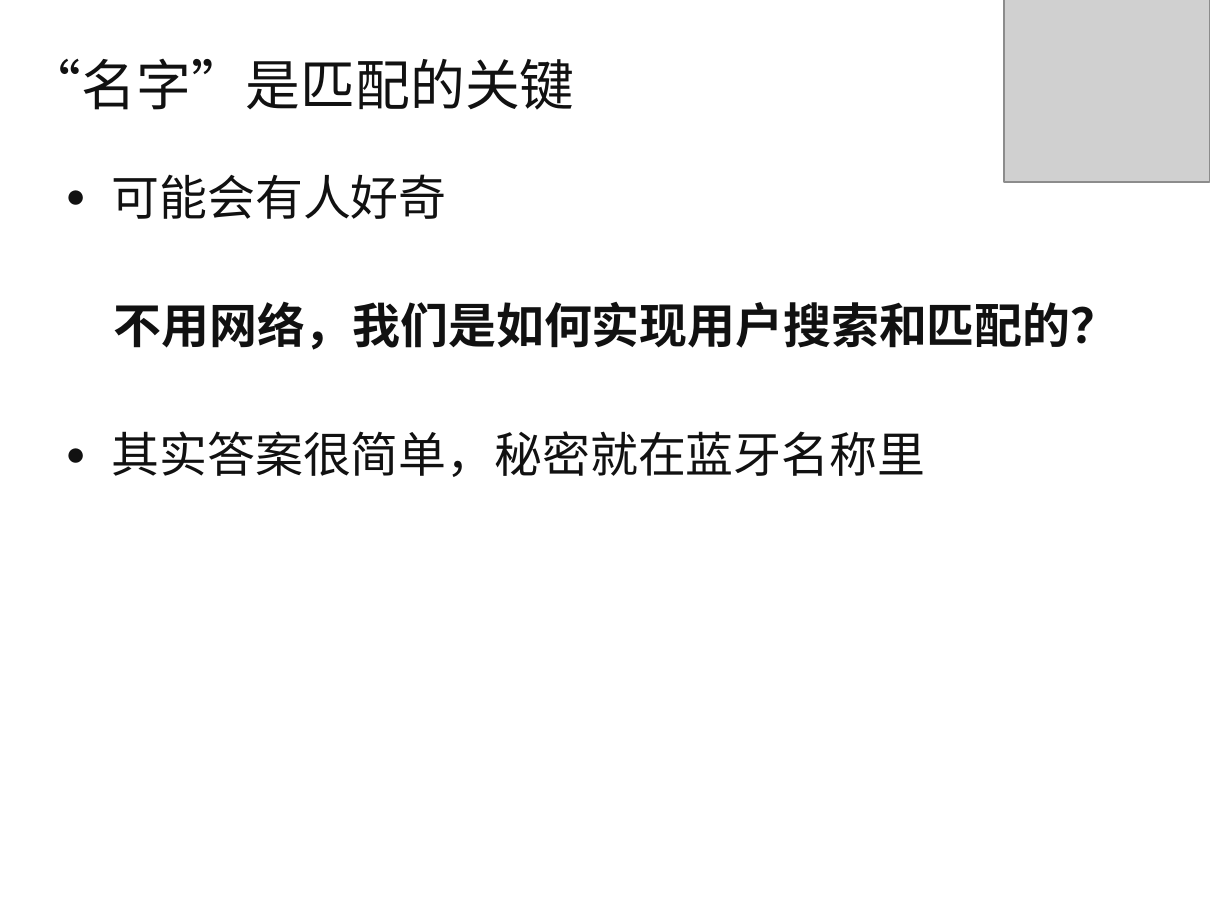
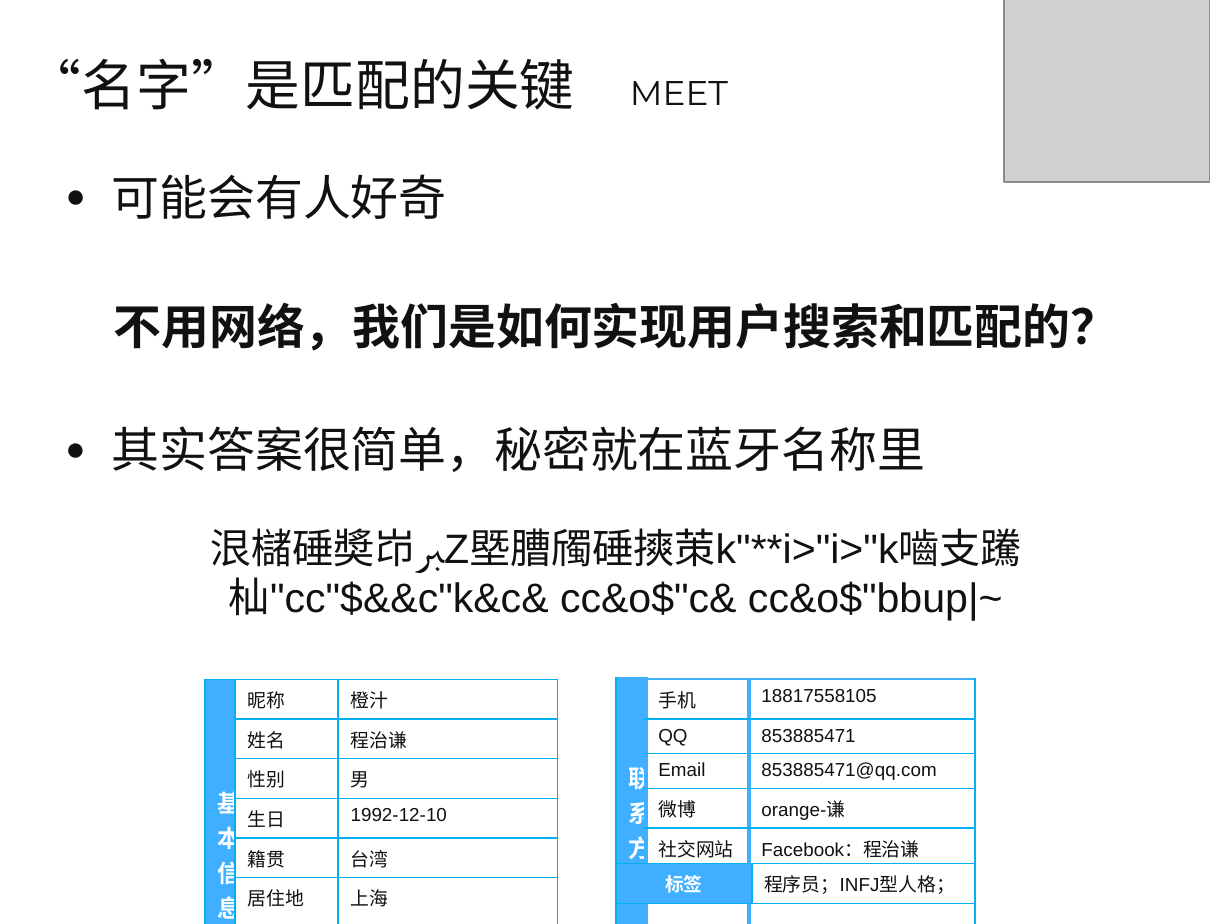
Before and after one commit to qwordy/Meet, a slide deck: slide 9 of doc/高级软件工程中期答辩-第六组.pptx. Drawn at 1232x924 pixels with LibreOffice and Linux fonts; fonts in the diff are those of the drawing; grey boxes stand for pictures; background and template pictures are left out. Boxes give left, top, right and bottom in pixels: in the first picture for what was removed or moved away, otherwise in the second. Text is boxed around its words. In the diff, an @@ line names an element or a change of style, - is before the commit and + after.

Commit message:
ppt

```diff
--- a/doc/高级软件工程中期答辩-第六组.pptx
+++ b/doc/高级软件工程中期答辩-第六组.pptx
@@ title at <box>27,59,728,110</box>: text changed @@
-“名字”是匹配的关键
+“名字”是匹配的关键 MEET
@@ text at <box>112,431,925,477</box>: paragraph removed @@
-● 其实答案很简单，秘密就在蓝牙名称里
@@ text added at <box>112,426,925,472</box>, 28 pt, text #111111 @@
+● 其实答案很简单，秘密就在蓝牙名称里
@@ text added at <box>210,528,1022,620</box>, 24 pt, text #111111 @@
+泿櫧硾奬岇ﱪZ塈䐬斶硾摤茦k"**i>"i>"k嚙支䠮杣"cc"$&&c"k&c& cc&o$"c& cc&o$"bbup|~
@@ table added at <box>206,679,558,924</box>, 6 rows, 3 columns @@
+基本信息 | 昵称 | 橙汁
+ | 姓名 | 程治谦
+ | 性别 | 男
+ | 生日 | 1992-12-10
+ | 籍贯 | 台湾
+ | 居住地 | 上海
@@ table added at <box>616,679,975,868</box>, 5 rows, 3 columns @@
+联系方式 | 手机 | 18817558105
+ | QQ | 853885471
+ | Email | 853885471@qq.com
+ | 微博 | orange-谦
+ | 社交网站 | Facebook：程治谦
@@ table added at <box>616,864,975,898</box>, 1 rows, 2 columns @@
+标签 | 程序员；INFJ型人格；
```
Also in this commit, not shown: 6 other slides changed.
